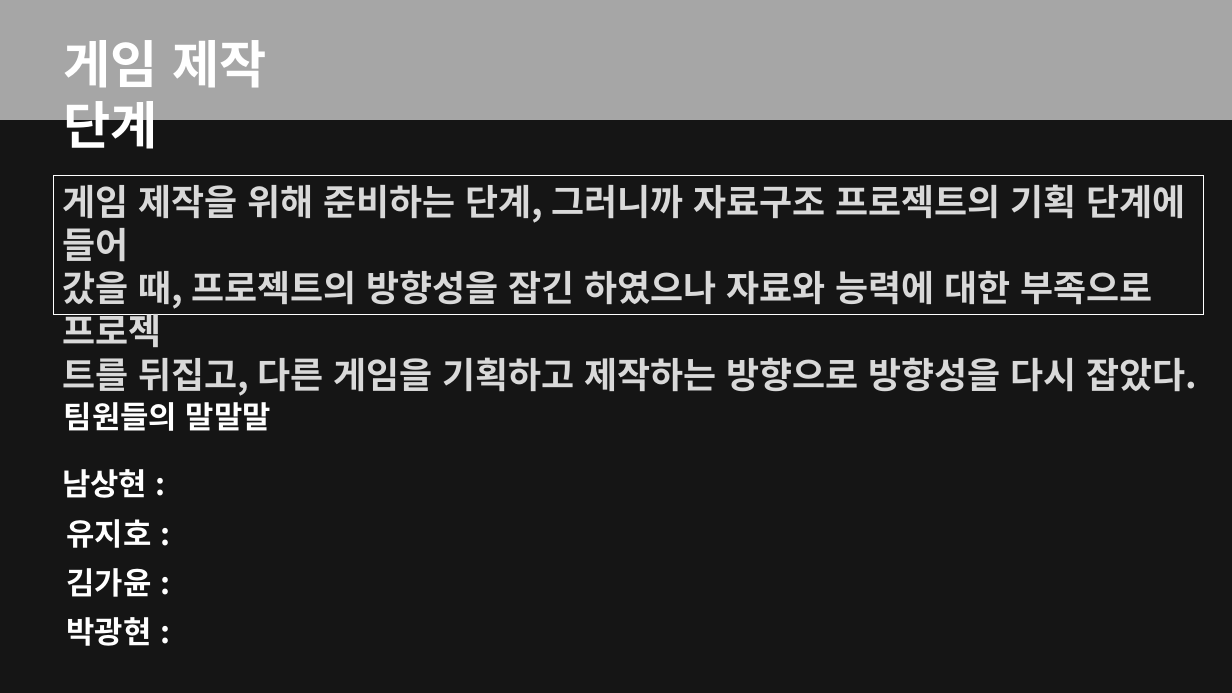
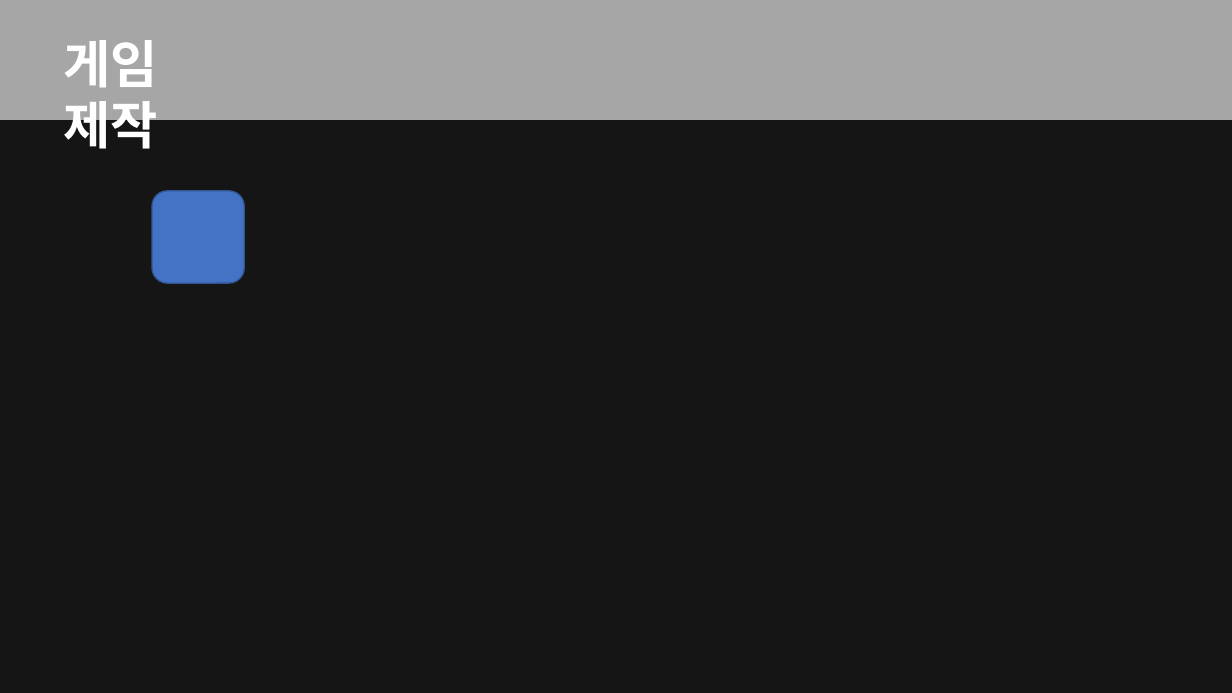
Before and after one commit to kjpark102312/Jagu_Agis, a slide deck: slide 4 of Presentation/AGIS 발표자료.pptx (slide 6 before the commit). Drawn at 1232x693 pixels with LibreOffice and Linux fonts; fonts in the diff are those of the drawing; background and template pictures are left out; a plain dark background stands for a picture behind light text. Boxes give left, top, right and bottom in pixels: in the first picture for what was removed or moved away, otherwise in the second. Text is boxed around its words. In the diff, an @@ line names an element or a change of style, - is before the commit and + after.

Commit message:
박광현 씨발람

```diff
--- a/Presentation/AGIS 발표자료.pptx
+++ b/Presentation/AGIS 발표자료.pptx
@@ text at [64,40,158,157]: text changed @@
-게임 제작 단계
+게임 제작
@@ rectangle removed at [53,175,1203,314] @@
-게임 제작을 위해 준비하는 단계, 그러니까 자료구조 프로젝트의 기획 단계에 들어
-갔을 때, 프로젝트의 방향성을 잡긴 하였으나 자료와 능력에 대한 부족으로 프로젝
-트를 뒤집고, 다른 게임을 기획하고 제작하는 방향으로 방향성을 다시 잡았다.
@@ rounded rectangle added at [152,190,244,283], fill #4472C4, outline #325491 1 pt @@
@@ text removed at [64,402,271,431] @@
-팀원들의 말말말
@@ text removed at [62,469,147,498] @@
-남상현 :
@@ text removed at [66,519,151,548] @@
-유지호 :
@@ text removed at [66,568,151,597] @@
-김가윤 :
@@ text removed at [66,617,151,646] @@
-박광현 :
```
Also in this commit, not shown: 1 other slide changed, 1 slide added, 1 slide removed.
